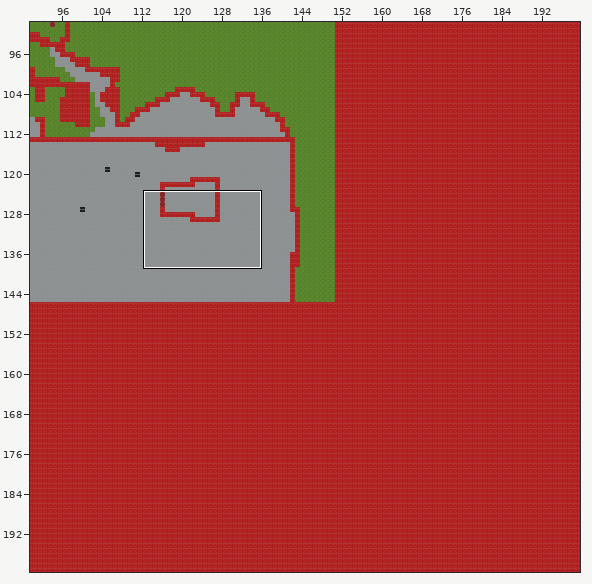
Level history. Tiled map: Android/assets/tiles/level1.tmx. The first picture is a wide view before the edit; the outline marks the close-up.
Close-up. Before the commit:
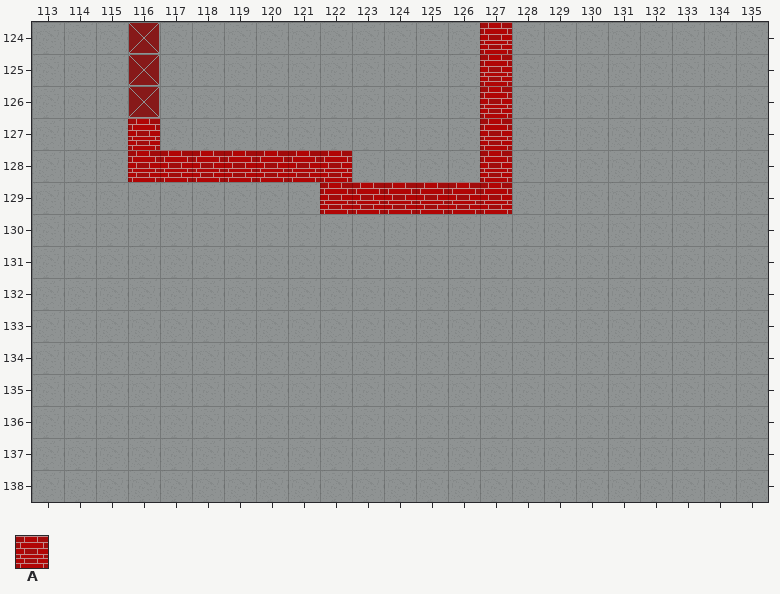
Cells are 32x32 px. Shown: x 113..135, y 124..138.
Key: from "Main": A 2.
_ is an empty cell.
Layers that did not change in this view are not listed.
Layer "walls" before, first column x 113:
124 ______________A________
125 ______________A________
126 ______________A________
127 ___A__________A________
128 ___AAAAAAA____A________
129 _________AAAAAA________
130 _______________________
131 _______________________
132 _______________________
133 _______________________
134 _______________________
135 _______________________
136 _______________________
137 _______________________
138 _______________________
New version:
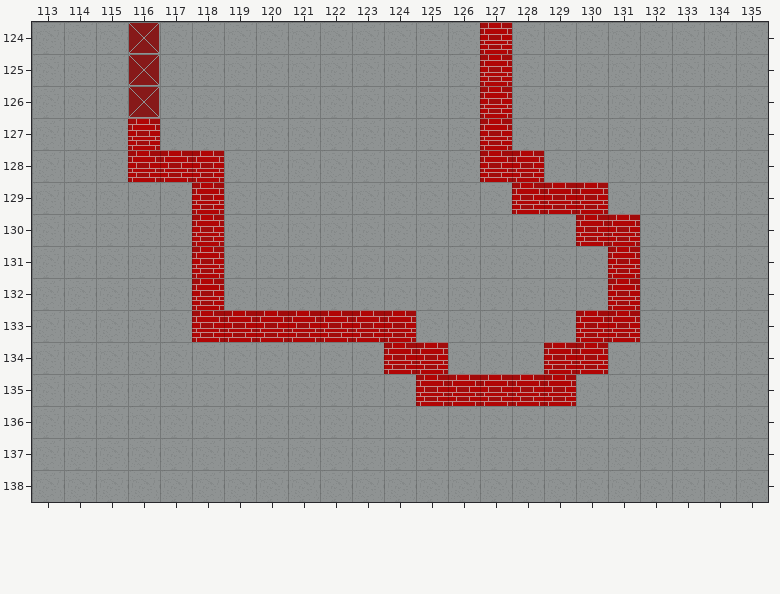
The exact change:
Layer "walls":
The edit adds tile A in row 128 at x 128; in row 129 at x 118 and 128 to 130; in row 130 at x 118 and 130 to 131; in rows 131 to 132 at x 118 and 131; in row 133 at x 118 to 124 and 130 to 131; in row 134 at x 124 to 125 and 129 to 130.
The edit adds tile A in row 135 at x 125 to 129.
Tile A is gone in row 128 at x 119 to 122; in row 129 at x 122 to 127.
Pixel boxes of the changes (left, top, right, bottom) in both close-ups:
changed: (192, 150, 640, 406)
